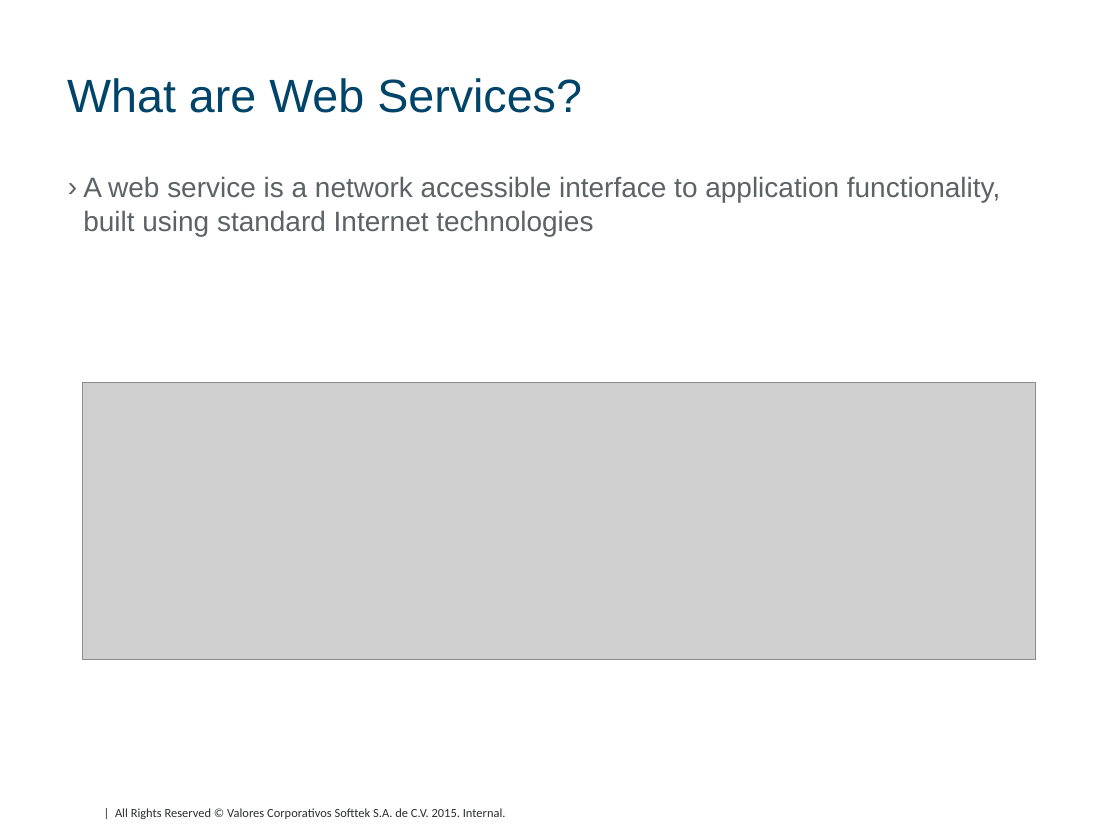
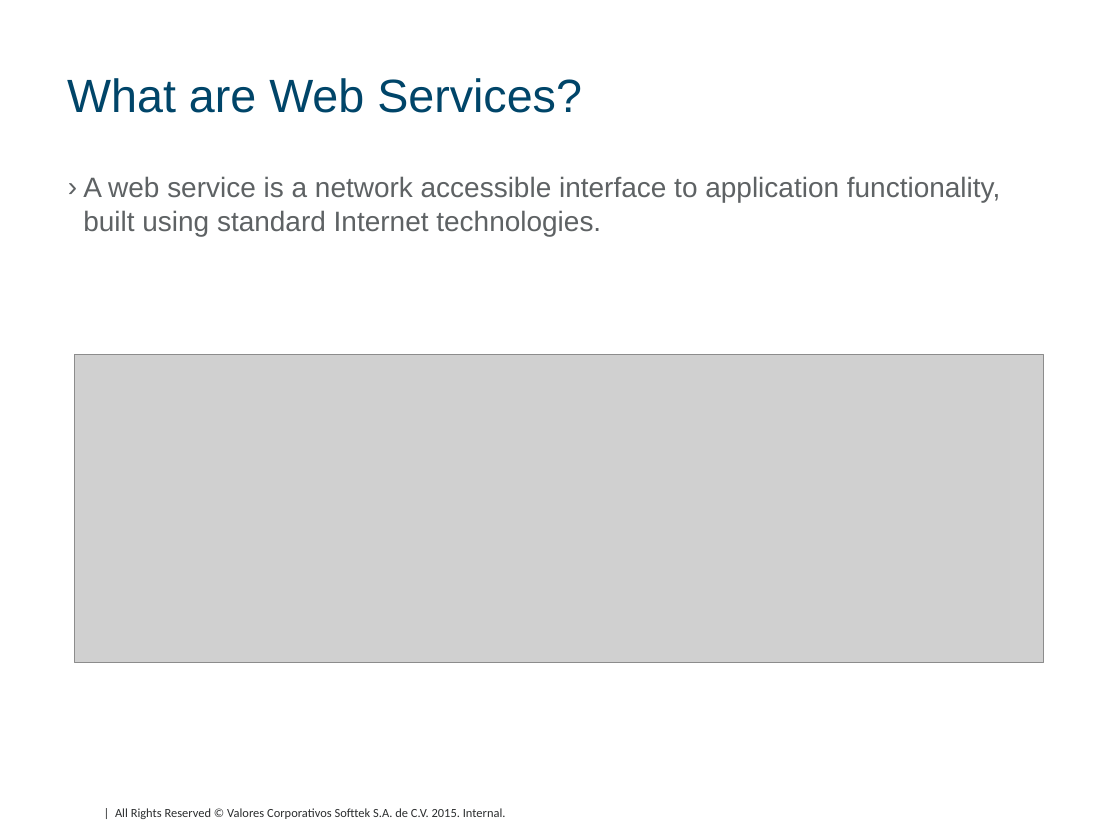
Before and after one commit to DavidHertz/WebServices, a slide deck: slide 4 of SOAP/doc/SOAP.pptx. Drawn at 1120x840 pixels with LibreOffice and Linux fonts; fonts in the diff are those of the drawing; grey boxes stand for pictures; background and template pictures are left out. Boxes give left, top, right and bottom in pixels: in the first picture for what was removed or moved away, otherwise in the second. Text is boxed around its words. In the diff, an @@ line names an element or a change of style, - is before the commit and + after.

Commit message:
[JAVA] Adding xsd, endpoint, service and test. Updating configuration.

```diff
--- a/SOAP/doc/SOAP.pptx
+++ b/SOAP/doc/SOAP.pptx
@@ text at (x1=83, y1=176, x2=1000, y2=236): text changed @@
-› A web service is a network accessible interface to application functionality, built using standard Internet technologies
+› A web service is a network accessible interface to application functionality, built using standard Internet technologies.
@@ picture resized from (x1=83, y1=383, x2=1036, y2=660) to (x1=75, y1=355, x2=1044, y2=663) @@
```
Also in this commit, not shown: 5 other slides changed, 7 slides added, 4 slides removed, 18 other files.
